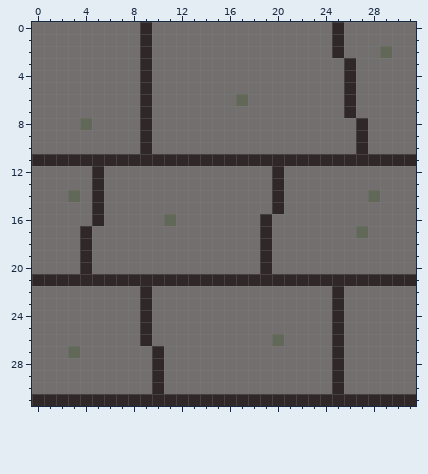
Two versions of one pixel-art sprite, maze/images/wall.png. That is the earlier state.
The file is 32x32 pixels.
After the commit:
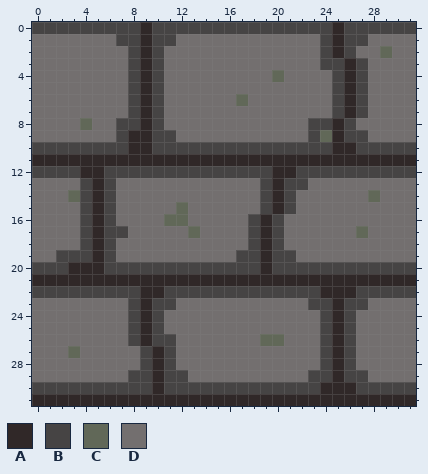
Palette (. is transparent): A #302828  B #464444  C #616858  D #736f6f
Changes in this commit:
Changed rows in their new state; - is an unchanged pixel.
first column x 0:
 0 BBBBBBBBB-BBBBBBBBBBBBBBB-BBBBBB
 1 -------BB-BB------------B-BB----
 2 --------B-B-------------B-B-----
 3 --------B-B-------------BB-B----
 4 --------B-B---------C----B-B----
 5 --------B-B--------------B-B----
 6 --------B-B--------------B-B----
 7 --------B-B--------------B-B----
 8 -------BB-B------------BBABD----
 9 -------BA-BB-----------BCABB----
10 BBBBBBBBA-BBBBBBBBBBBBBBBAABBBBB
12 BBBBA-BBBBBBBBBBBBBB-ABBBBBBBBBB
13 ----B-B------------B-BB---------
14 ----B-B------------B-B----------
15 ----B-B-----C------B-B----------
16 ----B-B-----C-----B-B-----------
17 ----BABB-----C----B-B-----------
18 ----BAB-----------B-B-----------
19 --BBBAB----------BB-BB----------
20 BBBA-ABBBBBBBBBBBBB-BBBBBBBBBBBB
22 BBBBBBBBB-ABBBBBBBBBBBBBA-ABBBBB
23 --------B-BB-----------BB-BB----
24 --------B-B-------------B-B-----
25 --------B-B-------------B-B-----
26 --------B-BB-------C----B-B-----
27 ---------B-B------------B-B-----
28 ---------B-B------------B-B-----
29 --------BB-BB----------BB-BB----
30 BBBBBBBBBB-BBBBBBBBBBBBBA-ABBBBB
